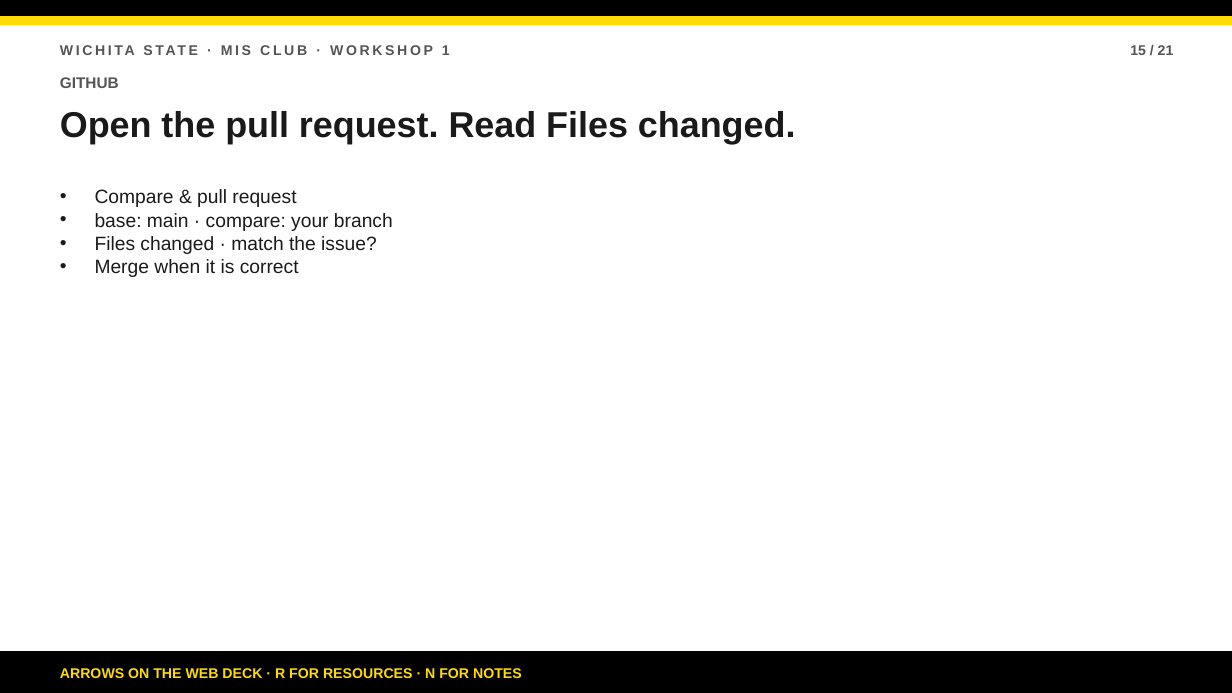
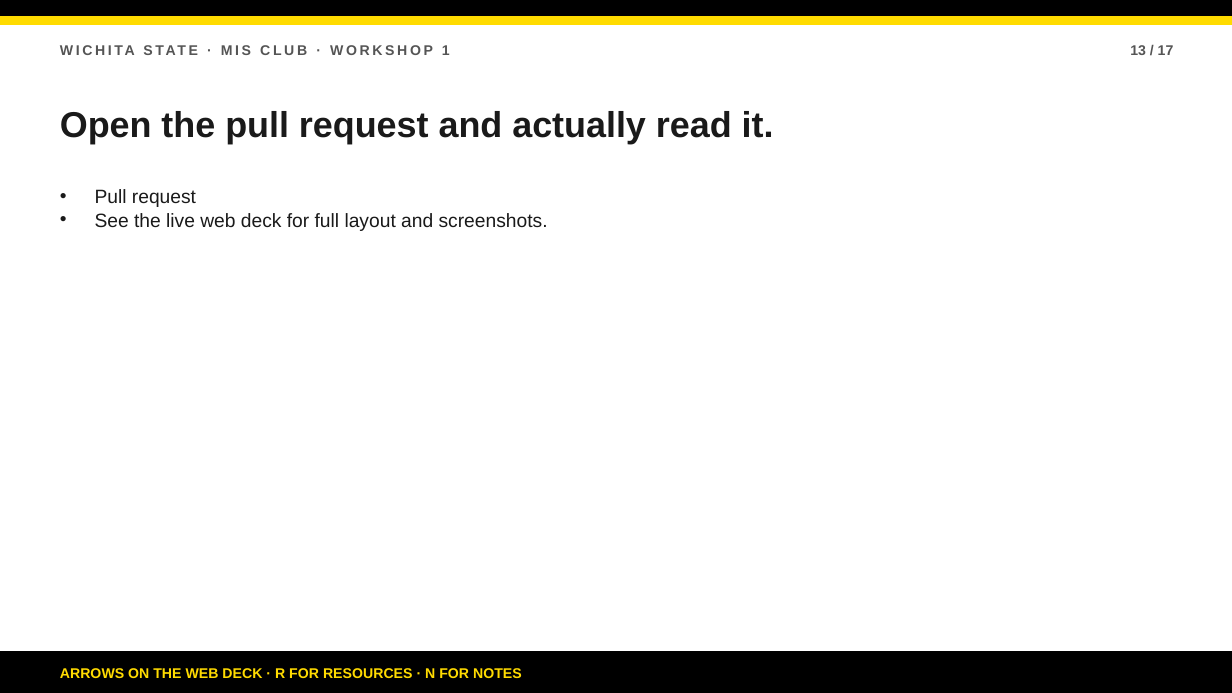
Before and after one commit to bsbcyber/workshop-site, a slide deck: slide 13 of downloads/workshop-1-presentation.pptx (slide 15 before the commit). Drawn at 1232x693 pixels with LibreOffice and Linux fonts; fonts in the diff are those of the drawing. Boxes give left, top, right and bottom in pixels: in the first picture for what was removed or moved away, otherwise in the second. Text is boxed around its words. In the diff, an @@ line names an element or a change of style, - is before the commit and + after.

```diff
--- a/downloads/workshop-1-presentation.pptx
+++ b/downloads/workshop-1-presentation.pptx
@@ text at (1130, 45, 1174, 55): text changed @@
-15 / 21
+13 / 17
@@ text removed at (60, 77, 119, 88) @@
-GITHUB
@@ text at (60, 111, 774, 144): text changed @@
-Open the pull request. Read Files changed.
+Open the pull request and actually read it.
@@ text removed at (95, 189, 393, 277) @@
-• Compare & pull request
-• base: main · compare: your branch
-• Files changed · match the issue?
-• Merge when it is correct
@@ text added at (95, 189, 548, 231), 15 pt, text #1A1A1A @@
+• Pull request
+• See the live web deck for full layout and screenshots.
```
Also in this commit, not shown: 15 other slides changed, 1 slide added, 5 slides removed, 9 other files.
